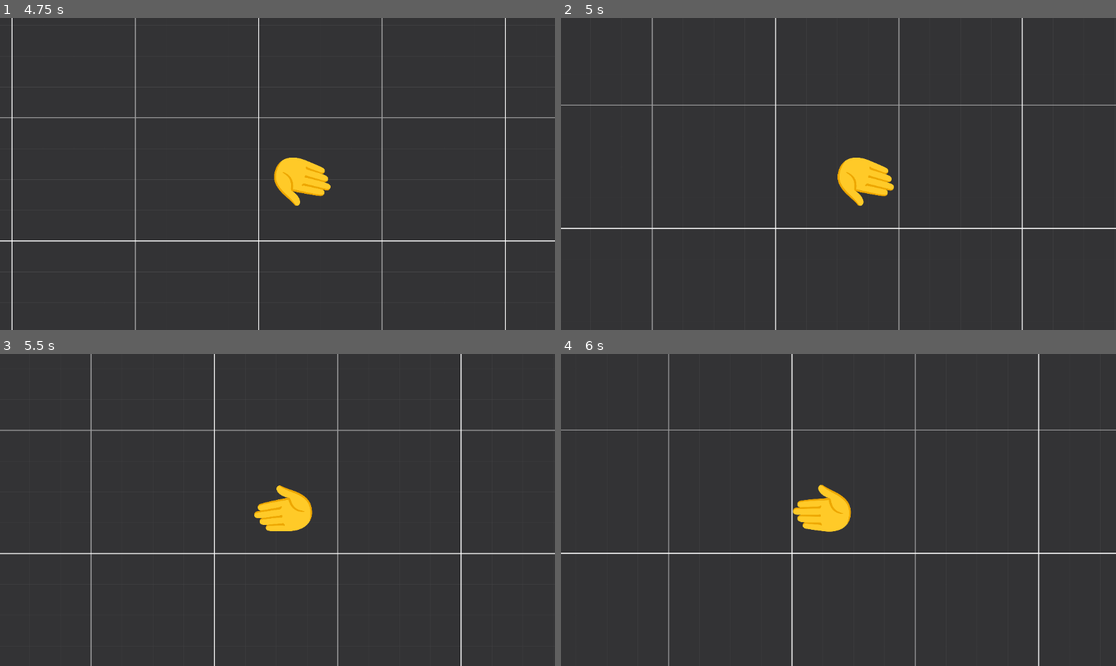
Above: before the commit, frames 1-4 (two rows, left to right).
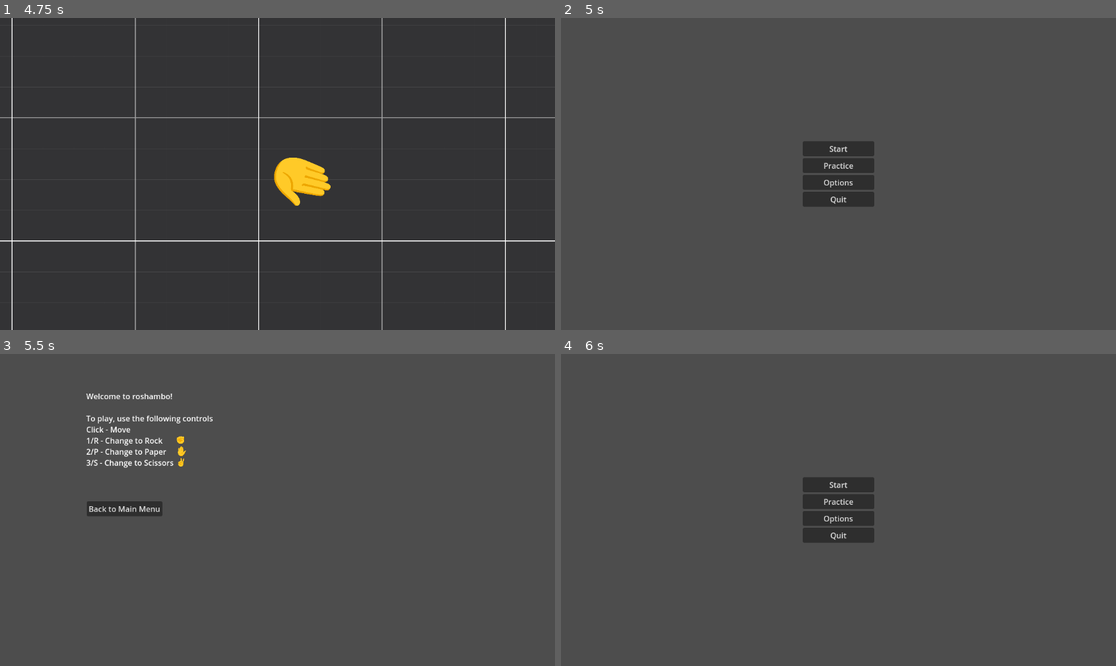
Above: after the commit, the same moments.

Repository: lenrar/roshambo
Game: Godot game, scene res://resources/scenes/menus/main_menu.tscn
The game is run twice, just before and just after one commit, with the same random seed, the same clock (stepped at 60 frames per second) and the same inputs. Before the commit the project starts from res://main_menu.tscn.
Inputs (mouse positions are in pixels of both pictures, inside the frame that each line leads up to):
- Up to frame 1 (4.75 s): click "Practice" at 0.5 s; move the mouse to (399, 158) at 1.27 s; press the mouse at (399, 158) at 1.28 s; tap P (paper) at 1.55, 2.1, 4.55 s; move the mouse to (166, 189) at 2.02 s; release the mouse at (166, 189) at 2.03 s; tap R (rock) at 2.3 s; move the mouse to (333, 105) at 2.77 s; hold R (rock) 2.78-3.53 s; tap S (scissors) at 3.05, 3.6 s; move the mouse to (249, 236) at 3.52 s; click (249, 236) at 3.8 s; move the mouse to (444, 220) at 4.27 s; press the mouse at (444, 220) at 4.28 s
- Up to frame 2 (5 s): tap Escape (escape) at 4.9 s
- Up to frame 3 (5.5 s): release the mouse at (444, 556) at 5 s; click (277, 519) at 5 s, where only the run after the commit has a clickable "Options"
- Up to frame 4 (6 s): click (683, 510) at 5.75 s, where only the run after the commit has a clickable "Back to Main Menu"

Frame 1 is identical in both runs. In frame 2, 96% of the frame differs, in the area x 0-100%, y 0-100%; in frame 3, 96%; in frame 4, 96%.

Commit message:
Got LAN multiplayer working.

Diff:
--- a/main_menu.gd
+++ /dev/null
@@ -1,16 +0,0 @@
-extends Control
-
-func _on_start_button_pressed():
-	get_tree().change_scene_to_file("res://resources/scenes/menus/multiplayer.tscn")
-
-
-func _on_options_button_pressed():
-	pass # Replace with function body.
-
-
-func _on_quit_button_pressed():
-	get_tree().quit()
-
-
-func _on_practice_button_pressed():
-	get_tree().change_scene_to_file("res://resources/scenes/levels/debug.tscn")
--- a/main_menu.tscn
+++ /dev/null
@@ -1,51 +0,0 @@
-[gd_scene load_steps=2 format=3 uid="uid://driydl4712vhj"]
-
-[ext_resource type="Script" path="res://main_menu.gd" id="1_on4in"]
-
-[node name="MainMenu" type="Control"]
-layout_mode = 3
-anchors_preset = 8
-anchor_left = 0.5
-anchor_top = 0.5
-anchor_right = 0.5
-anchor_bottom = 0.5
-grow_horizontal = 2
-grow_vertical = 2
-size_flags_horizontal = 4
-size_flags_vertical = 4
-script = ExtResource("1_on4in")
-
-[node name="VBoxContainer" type="VBoxContainer" parent="."]
-layout_mode = 1
-anchors_preset = 8
-anchor_left = 0.5
-anchor_top = 0.5
-anchor_right = 0.5
-anchor_bottom = 0.5
-offset_left = -74.0
-offset_top = -60.5
-offset_right = 74.0
-offset_bottom = 60.5
-grow_horizontal = 2
-grow_vertical = 2
-
-[node name="StartButton" type="Button" parent="VBoxContainer"]
-layout_mode = 2
-text = "Start"
-
-[node name="PracticeButton" type="Button" parent="VBoxContainer"]
-layout_mode = 2
-text = "Practice"
-
-[node name="OptionsButton" type="Button" parent="VBoxContainer"]
-layout_mode = 2
-text = "Options"
-
-[node name="QuitButton" type="Button" parent="VBoxContainer"]
-layout_mode = 2
-text = "Quit"
-
-[connection signal="pressed" from="VBoxContainer/StartButton" to="." method="_on_start_button_pressed"]
-[connection signal="pressed" from="VBoxContainer/PracticeButton" to="." method="_on_practice_button_pressed"]
-[connection signal="pressed" from="VBoxContainer/OptionsButton" to="." method="_on_options_button_pressed"]
-[connection signal="pressed" from="VBoxContainer/QuitButton" to="." method="_on_quit_button_pressed"]
--- a/project.godot
+++ b/project.godot
@@ -11,8 +11,8 @@
 [application]
 
 config/name="roshambo"
-run/main_scene="res://main_menu.tscn"
-config/features=PackedStringArray("4.0", "Forward Plus")
+run/main_scene="res://resources/scenes/menus/main_menu.tscn"
+config/features=PackedStringArray("4.2", "Forward Plus")
 config/icon="res://icon.svg"
 
 [autoload]
@@ -23,7 +23,7 @@
 
 click={
 "deadzone": 0.5,
-"events": [Object(InputEventMouseButton,"resource_local_to_s …(205 unchanged characters)… r2(0, 0),"factor":1.0,"button_index":1,"pressed":false,"double_click":false,"script":null)
+"events": [Object(InputEventMouseButton,"resource_local_to_s …(205 unchanged characters)… r2(0, 0),"factor":1.0,"button_index":1,"canceled":false,"pressed":false,"double_click":false,"script":null)
 ]
 }
 rock={
--- a/resources/scenes/components/game_manager.tscn
+++ /dev/null
@@ -1,10 +0,0 @@
-[gd_scene load_steps=2 format=3 uid="uid://dp2o1th584soi"]
-
-[sub_resource type="GDScript" id="GDScript_47f2e"]
-script/source = "xtends Node
-
-var players = {}
-"
-
-[node name="GameManager" type="Node"]
-script = SubResource("GDScript_47f2e")
--- a/resources/scenes/components/player.tscn
+++ b/resources/scenes/components/player.tscn
@@ -8,21 +8,21 @@
 [sub_resource type="SceneReplicationConfig" id="SceneReplicationConfig_56cd3"]
 properties/0/path = NodePath(".:player")
 properties/0/spawn = true
-properties/0/sync = true
+properties/0/replication_mode = 1
 properties/1/path = NodePath(".:position")
 properties/1/spawn = true
-properties/1/sync = true
+properties/1/replication_mode = 1
 properties/2/path = NodePath(".:rotation")
 properties/2/spawn = true
-properties/2/sync = true
+properties/2/replication_mode = 1
 
 [sub_resource type="SceneReplicationConfig" id="SceneReplicationConfig_8rtau"]
 properties/0/path = NodePath(".:target")
 properties/0/spawn = true
-properties/0/sync = true
+properties/0/replication_mode = 1
 properties/1/path = NodePath(".:state")
 properties/1/spawn = true
-properties/1/sync = true
+properties/1/replication_mode = 1
 
 [sub_resource type="GDScript" id="GDScript_qqekx"]
 script/source = "extends Sprite2D
--- a/resources/scenes/levels/debug.gd
+++ b/resources/scenes/levels/debug.gd
@@ -3,4 +3,5 @@
 var players = {}
 
 func _input(event):
-	pass
+	if event.is_action_pressed("escape"):
+		get_tree().change_scene_to_file("res://resources/scenes/menus/main_menu.tscn")
--- /dev/null
+++ b/resources/scenes/menus/main_menu.gd
@@ -0,0 +1,16 @@
+extends Control
+
+func _on_start_button_pressed():
+	get_tree().change_scene_to_file("res://resources/scenes/menus/multiplayer.tscn")
+
+
+func _on_options_button_pressed():
+	get_tree().change_scene_to_file("res://resources/scenes/menus/options_menu.tscn")
+
+
+func _on_quit_button_pressed():
+	get_tree().quit()
+
+
+func _on_practice_button_pressed():
+	get_tree().change_scene_to_file("res://resources/scenes/levels/debug.tscn")
--- /dev/null
+++ b/resources/scenes/menus/main_menu.tscn
@@ -0,0 +1,51 @@
+[gd_scene load_steps=2 format=3 uid="uid://driydl4712vhj"]
+
+[ext_resource type="Script" path="res://resources/scenes/menus/main_menu.gd" id="1_on4in"]
+
+[node name="MainMenu" type="Control"]
+layout_mode = 3
+anchors_preset = 8
+anchor_left = 0.5
+anchor_top = 0.5
+anchor_right = 0.5
+anchor_bottom = 0.5
+grow_horizontal = 2
+grow_vertical = 2
+size_flags_horizontal = 4
+size_flags_vertical = 4
+script = ExtResource("1_on4in")
+
+[node name="VBoxContainer" type="VBoxContainer" parent="."]
+layout_mode = 1
+anchors_preset = 8
+anchor_left = 0.5
+anchor_top = 0.5
+anchor_right = 0.5
+anchor_bottom = 0.5
+offset_left = -74.0
+offset_top = -60.5
+offset_right = 74.0
+offset_bottom = 60.5
+grow_horizontal = 2
+grow_vertical = 2
+
+[node name="StartButton" type="Button" parent="VBoxContainer"]
+layout_mode = 2
+text = "Start"
+
+[node name="PracticeButton" type="Button" parent="VBoxContainer"]
+layout_mode = 2
+text = "Practice"
+
+[node name="OptionsButton" type="Button" parent="VBoxContainer"]
+layout_mode = 2
+text = "Options"
+
+[node name="QuitButton" type="Button" parent="VBoxContainer"]
+layout_mode = 2
+text = "Quit"
+
+[connection signal="pressed" from="VBoxContainer/StartButton" to="." method="_on_start_button_pressed"]
+[connection signal="pressed" from="VBoxContainer/PracticeButton" to="." method="_on_practice_button_pressed"]
+[connection signal="pressed" from="VBoxContainer/OptionsButton" to="." method="_on_options_button_pressed"]
+[connection signal="pressed" from="VBoxContainer/QuitButton" to="." method="_on_quit_button_pressed"]
--- /dev/null
+++ b/resources/scenes/menus/options_menu.gd
@@ -0,0 +1,15 @@
+extends Control
+
+
+# Called when the node enters the scene tree for the first time.
+func _ready():
+	pass # Replace with function body.
+
+
+# Called every frame. 'delta' is the elapsed time since the previous frame.
+func _process(delta):
+	pass
+
+
+func _on_main_menu_button_pressed():
+	get_tree().change_scene_to_file("res://resources/scenes/menus/main_menu.tscn")
--- /dev/null
+++ b/resources/scenes/menus/options_menu.tscn
@@ -0,0 +1,64 @@
+[gd_scene load_steps=5 format=3 uid="uid://cf3qd1e1vpmw6"]
+
+[ext_resource type="Script" path="res://resources/scenes/menus/options_menu.gd" id="1_fjalp"]
+[ext_resource type="Texture2D" uid="uid://b6dyocwb5j0dv" path="res://resources/images/paper.png" id="2_43yw7"]
+[ext_resource type="Texture2D" uid="uid://rmgxj050mwdt" path="res://resources/images/rock.png" id="3_swm1t"]
+[ext_resource type="Texture2D" uid="uid://frtdi0jgn55d" path="res://resources/images/scissors.png" id="4_hottb"]
+
+[node name="OptionsMenu" type="Control"]
+layout_mode = 3
+anchors_preset = 15
+anchor_right = 1.0
+anchor_bottom = 1.0
+grow_horizontal = 2
+grow_vertical = 2
+script = ExtResource("1_fjalp")
+
+[node name="VBoxContainer" type="VBoxContainer" parent="."]
+layout_mode = 0
+offset_right = 853.0
+offset_bottom = 617.0
+
+[node name="HBoxContainer" type="HBoxContainer" parent="."]
+layout_mode = 0
+offset_right = 879.0
+offset_bottom = 582.0
+
+[node name="RichTextLabel" type="RichTextLabel" parent="."]
+layout_mode = 2
+offset_left = 179.0
+offset_top = 76.0
+offset_right = 1196.0
+offset_bottom = 658.0
+text = "Welcome to roshambo!
+
+To play, use the following controls
+Click - Move
+1/R - Change to Rock
+2/P - Change to Paper
+3/S - Change to Scissors "
+
+[node name="Paper" type="Sprite2D" parent="RichTextLabel"]
+position = Vector2(198, 126)
+scale = Vector2(0.0419921, 0.0419921)
+texture = ExtResource("2_43yw7")
+
+[node name="Rock" type="Sprite2D" parent="RichTextLabel"]
+position = Vector2(197, 100)
+scale = Vector2(0.0437011, 0.0437011)
+texture = ExtResource("3_swm1t")
+
+[node name="Scissors" type="Sprite2D" parent="RichTextLabel"]
+position = Vector2(197, 149)
+scale = Vector2(0.0375977, 0.0375977)
+texture = ExtResource("4_hottb")
+
+[node name="MainMenuButton" type="Button" parent="."]
+layout_mode = 0
+offset_left = 180.0
+offset_top = 306.0
+offset_right = 337.0
+offset_bottom = 337.0
+text = "Back to Main Menu"
+
+[connection signal="pressed" from="MainMenuButton" to="." method="_on_main_menu_button_pressed"]
Not shown, changed: export_presets.cfg
Not shown, added: target/roshambo.console.exe
Not shown, added: target/roshambo.exe
Not shown, added: target/roshambo.pck
